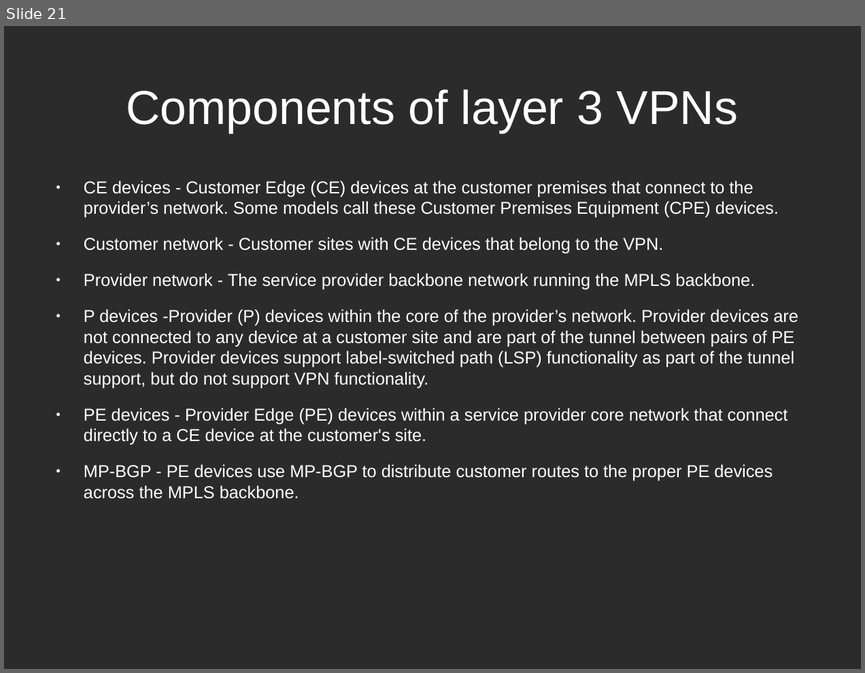
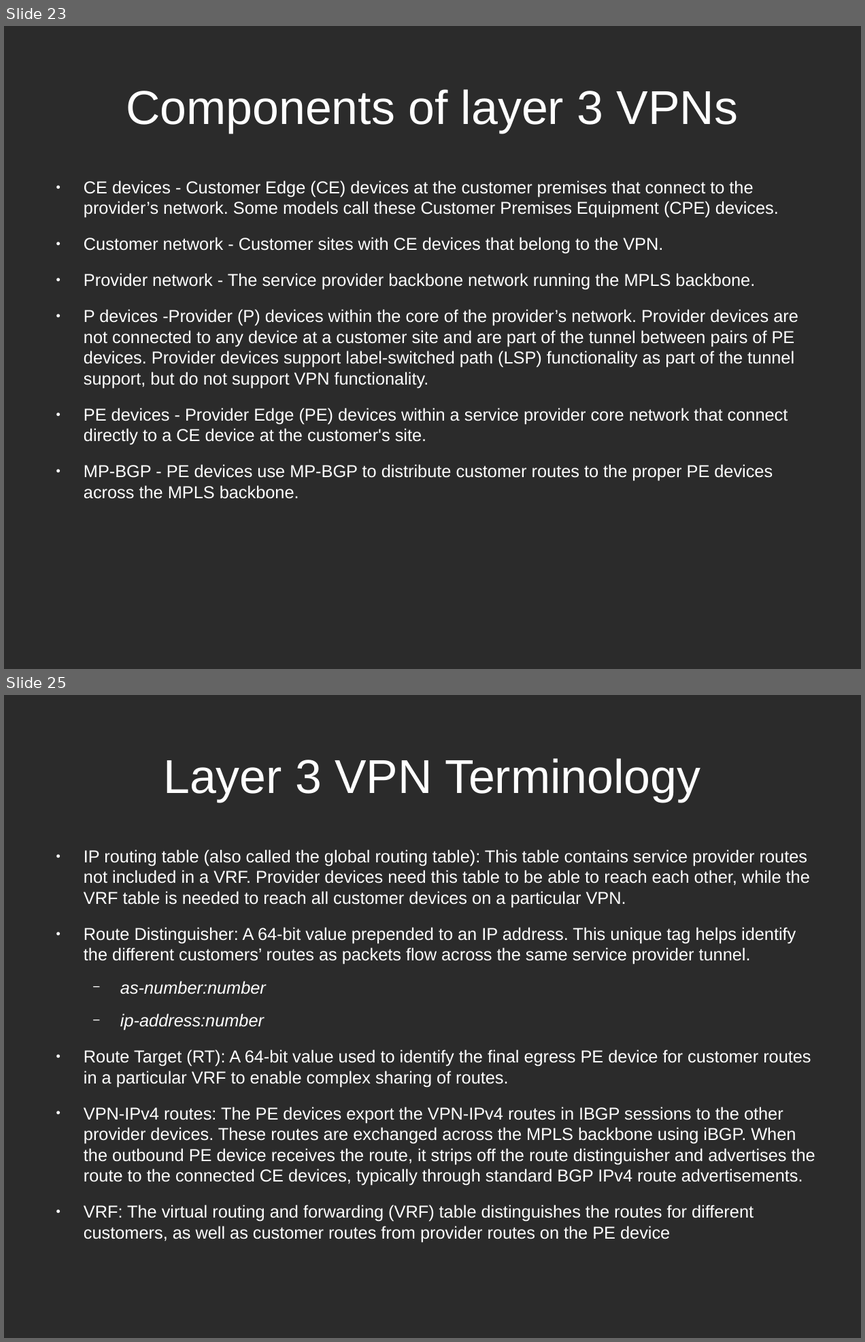
Before and after one commit to hoangphuocbk/tungsten-document, a slide deck: Networking-Tungsten.odp. Shown one above the other, each under a label of ours: slide 21 before the commit, slides 23 and 25 after it; the slides between them are not shown. The pictures are 865x673 and 865x1342 pixels, drawn with LibreOffice and Linux fonts; fonts in the diff are those of the drawing; background and template pictures are left out; a plain dark background stands for a picture behind light text. Boxes give left, top, right and bottom in pixels: in the first picture for what was removed or moved away, otherwise in the second. Text is boxed around its words. In the diff, an @@ line names an element or a change of style, - is before the commit and + after.

```diff
--- a/Networking-Tungsten.odp
+++ b/Networking-Tungsten.odp
@@ slide 25 added at <box>4,695,861,1338</box>, background picture (left out) @@
@@ title added at <box>163,758,700,802</box>, 44 pt, text #FFFFFF @@
+Layer 3 VPN Terminology
@@ text added at <box>84,849,815,1221</box>, 16 pt, text #FFFFFF @@
+● IP routing table (also called the global routing table): This table contains service provider routes not included in a VRF. Provider devices need this table to be able to reach each other, while the VRF table is needed to reach all customer devices on a particular VPN.
+● Route Distinguisher: A 64-bit value prepended to an IP address. This unique tag helps identify the different customers’ routes as packets flow across the same service provider tunnel.
+  − as-number:number
+  − ip-address:number
+● Route Target (RT): A 64-bit value used to identify the final egress PE device for customer routes in a particular VRF to enable complex sharing of routes.
+● VPN-IPv4 routes: The PE devices export the VPN-IPv4 routes in IBGP sessions to the other provider devices. These routes are exchanged across the MPLS backbone using iBGP. When the outbound PE device receives the route, it strips off the route distinguisher and advertises the route to the connected CE devices, typically through standard BGP IPv4 route advertisements.
+● VRF: The virtual routing and forwarding (VRF) table distinguishes the routes for different customers, as well as customer routes from provider routes on the PE device
@@ what was slide 21 is now slide 23 @@
```
Also in this commit, not shown: 2 slides changed, 8 other slides added, 1 slide removed.
